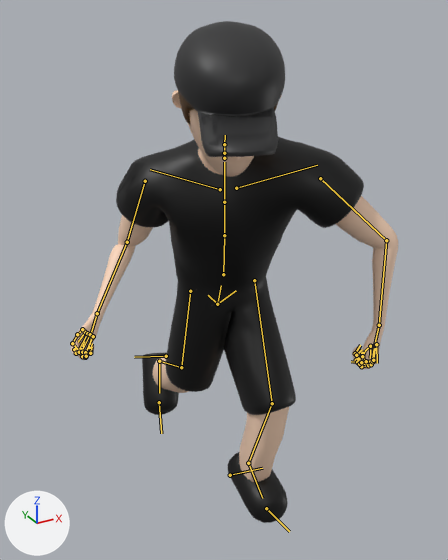
One commit to the FBX model Testing/Assets/Models/enemy.fbx: the scene before it, then after it.
Before and after are seen from a 50 mm lens placed at (-0.742, -1.337, 1.329), pointed at (0.0, 0.011, 0.654). Every picture has the same lights, and +X, +Y and +Z are marked at lower left. Both versions are drawn at frame 2041 of the action 'metarig|metarigAction'; the numbers are the values there. The bones that bend it are drawn over the model as lines.

In view in the first picture: 'Shirt', 'Torso'.
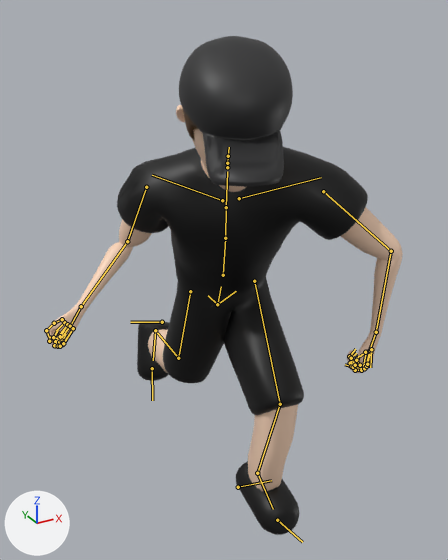
Where the change shows, as pixel boxes [x1, y1, x2, y2] in the pictures (448 x 560 px):
'Shirt', posed: before [116, 137, 364, 415]; after [117, 147, 368, 415]
'Torso', posed (9% wider): before [71, 21, 398, 523]; after [45, 36, 403, 535]
bone 'spine.001', root to tip: before (223, 274) to (224, 235); after (223, 275) to (225, 238)
bone 'spine.002', root to tip: before (224, 235) to (224, 202); after (225, 238) to (226, 207)
bone 'upper_arm.L', root to tip: before (320, 178) to (386, 240); after (323, 191) to (391, 251)
bone 'forearm.L', root to tip: before (386, 240) to (379, 325); after (391, 251) to (376, 332)
bone 'forearm.R', root to tip: before (127, 242) to (97, 313); after (127, 241) to (81, 306)
bone 'thigh.L', root to tip: before (254, 280) to (272, 403); after (254, 281) to (280, 404)
bone 'shin.L', root to tip: before (272, 403) to (248, 463); after (280, 404) to (257, 473)
bone 'thigh.R', root to tip: before (190, 291) to (181, 367); after (190, 291) to (178, 358)
bone 'shin.R', root to tip: before (181, 367) to (159, 361); after (178, 358) to (155, 330)

What the commit changed:
Bone 'spine.001' (bone_spine_001) turns from (17, -9, 1) to (21, -9, 1) degrees about its own x, y and z.
Bone 'spine.002' (bone_spine_002) turns from (7, -4, 4) to (9, -4, 4) degrees about its own x, y and z.
Bone 'upper_arm.L' (bone_upper_arm_l) turns from (11, 11, -40) to (11, 11, -37) degrees about its own x, y and z.
Bone 'forearm.L' (bone_forearm_l) turns from (44, -5, -35) to (45, -3, -39) degrees about its own x, y and z.
Bone 'forearm.R' (bone_forearm_r) turns from (104, 22, 83) to (122, 16, 100) degrees about its own x, y and z.
Bone 'thigh.L' (bone_thigh_l) turns from (-33, 0, -2) to (-45, 1, -2) degrees about its own x, y and z.
Bone 'shin.L' (bone_shin_l) turns from (50, 3, 7) to (57, 3, 7) degrees about its own x, y and z.
Bone 'thigh.R' (bone_thigh_r) turns from (17, 4, 4) to (24, 5, 5) degrees about its own x, y and z.
Bone 'shin.R' (bone_shin_r) turns from (40, 3, 1) to (48, 2, 2) degrees about its own x, y and z.
